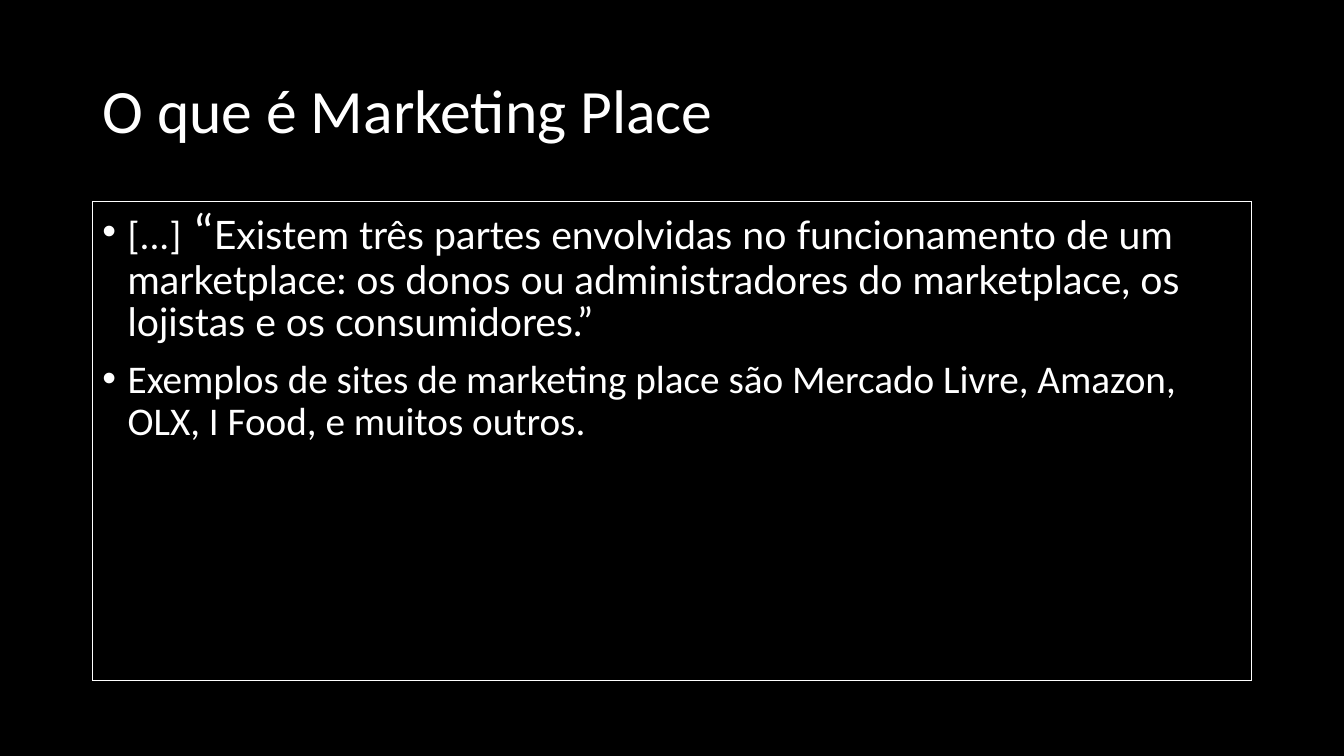
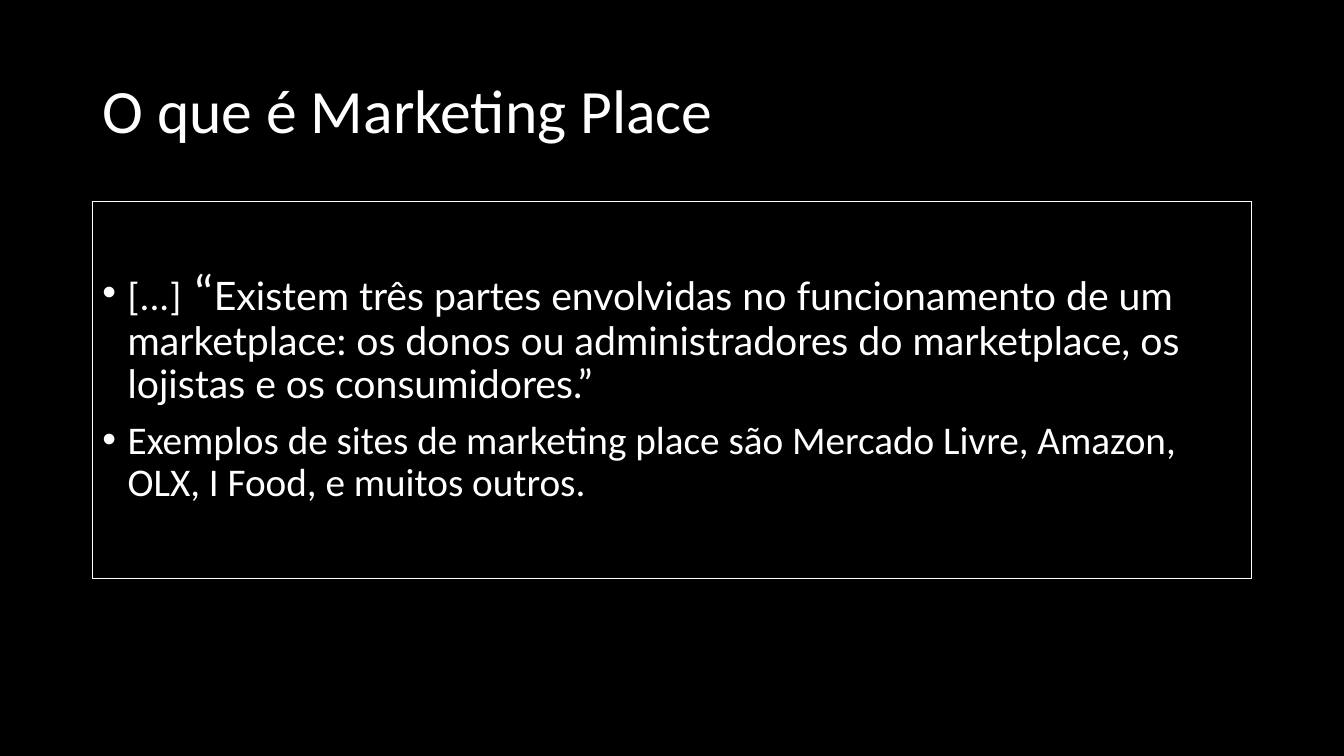
Before and after one commit to DANIELKENTARO/3-ano-analise, a slide deck: slide 3 of Pré-Projeto.pptx. Drawn at 1344x756 pixels with LibreOffice and Linux fonts; fonts in the diff are those of the drawing. Boxes give left, top, right and bottom in pixels: in the first picture for what was removed or moved away, otherwise in the second. Text is boxed around its words. In the diff, an @@ line names an element or a change of style, - is before the commit and + after.

```diff
--- a/Pré-Projeto.pptx
+++ b/Pré-Projeto.pptx
@@ text "[...] “Existem três partes envolvidas ..." resized from (x1=93, y1=202, x2=1252, y2=682) to (x1=93, y1=202, x2=1252, y2=579) @@
```
Also in this commit, not shown: 3 other slides changed.
